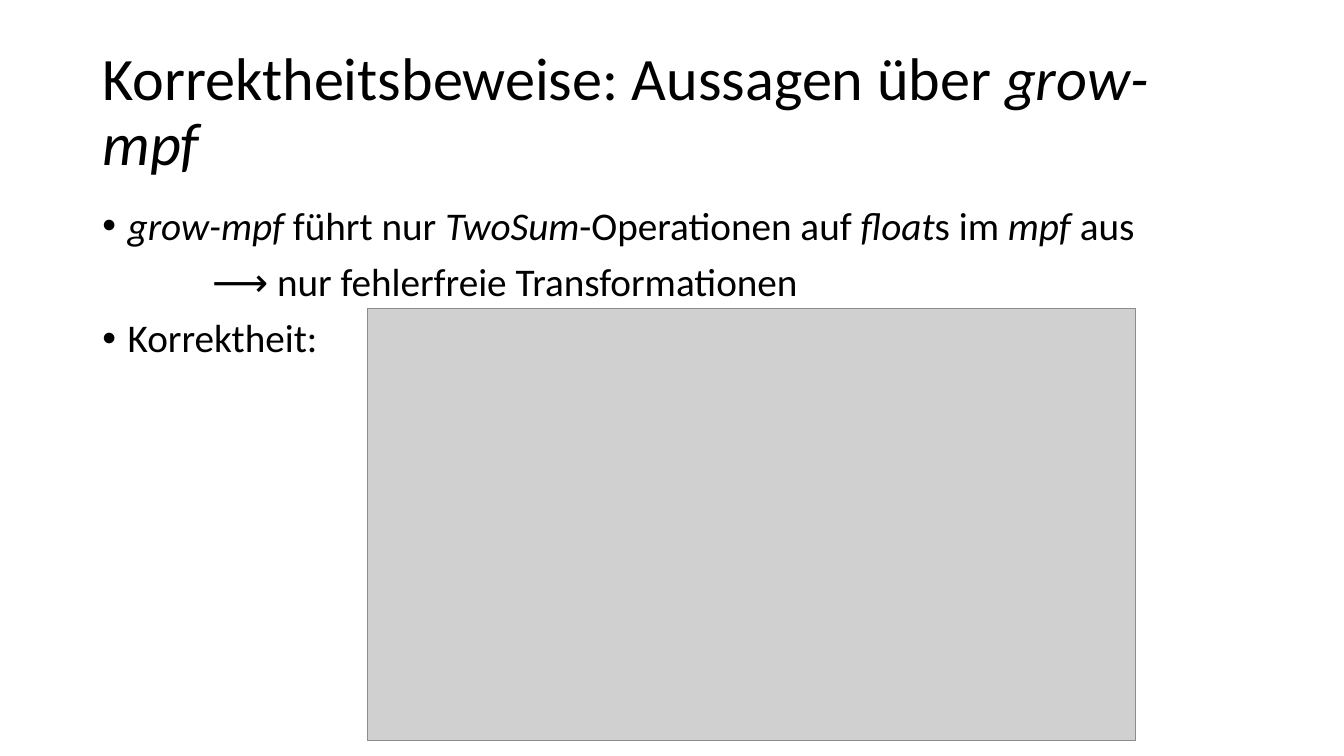
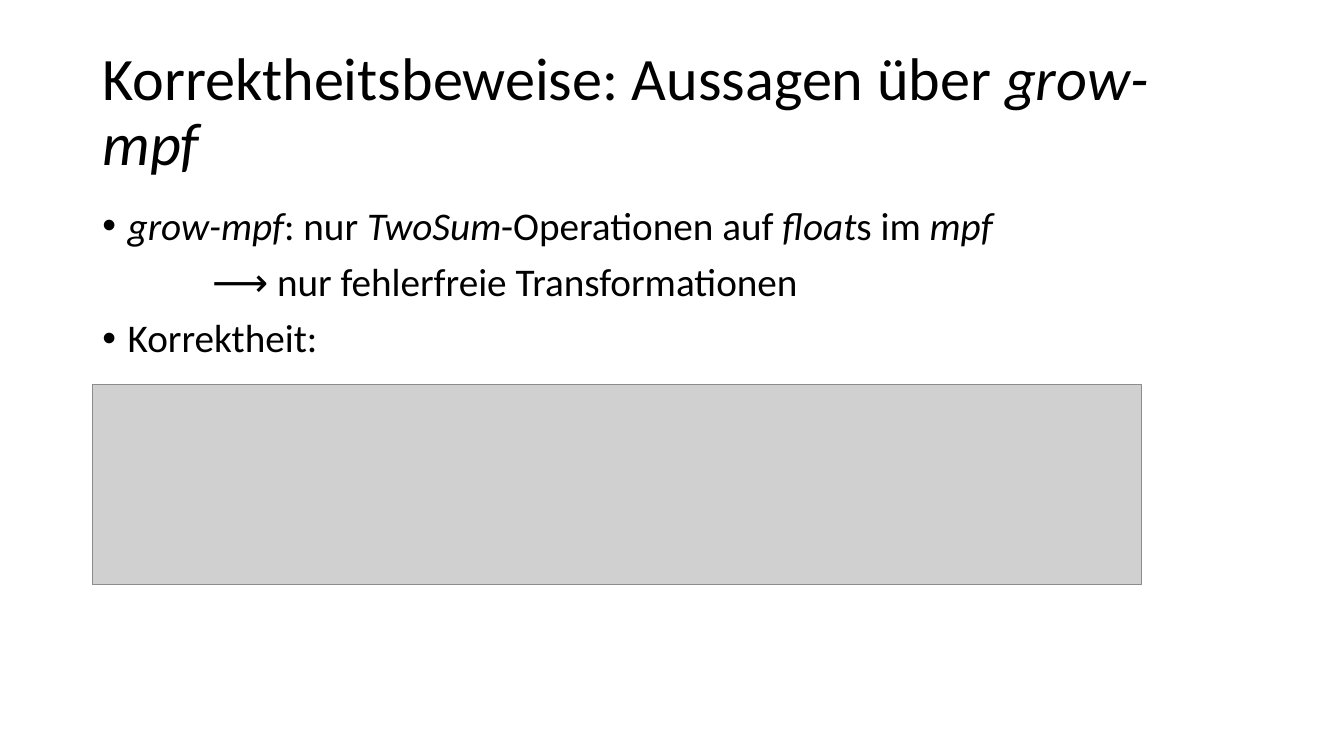
Before and after one commit to Helli/IsabelleBasicNumericalProofs, a slide deck: slide 13 of Vortrag.pptx. Drawn at 1344x756 pixels with LibreOffice and Linux fonts; fonts in the diff are those of the drawing; grey boxes stand for pictures. Boxes give left, top, right and bottom in pixels: in the first picture for what was removed or moved away, otherwise in the second. Text is boxed around its words. In the diff, an @@ line names an element or a change of style, - is before the commit and + after.

```diff
--- a/Vortrag.pptx
+++ b/Vortrag.pptx
@@ text at bbox=[128, 213, 993, 247]: text changed; italic on @@
-• grow-mpf führt nur TwoSum-Operationen auf floats im mpf aus
+• grow-mpf: nur TwoSum-Operationen auf floats im mpf
@@ picture: place and size @@
-picture at bbox=[367, 309, 1135, 740]
+picture at bbox=[93, 385, 1142, 585]
```
Also in this commit, not shown: 6 other slides changed, 1 slide removed.
